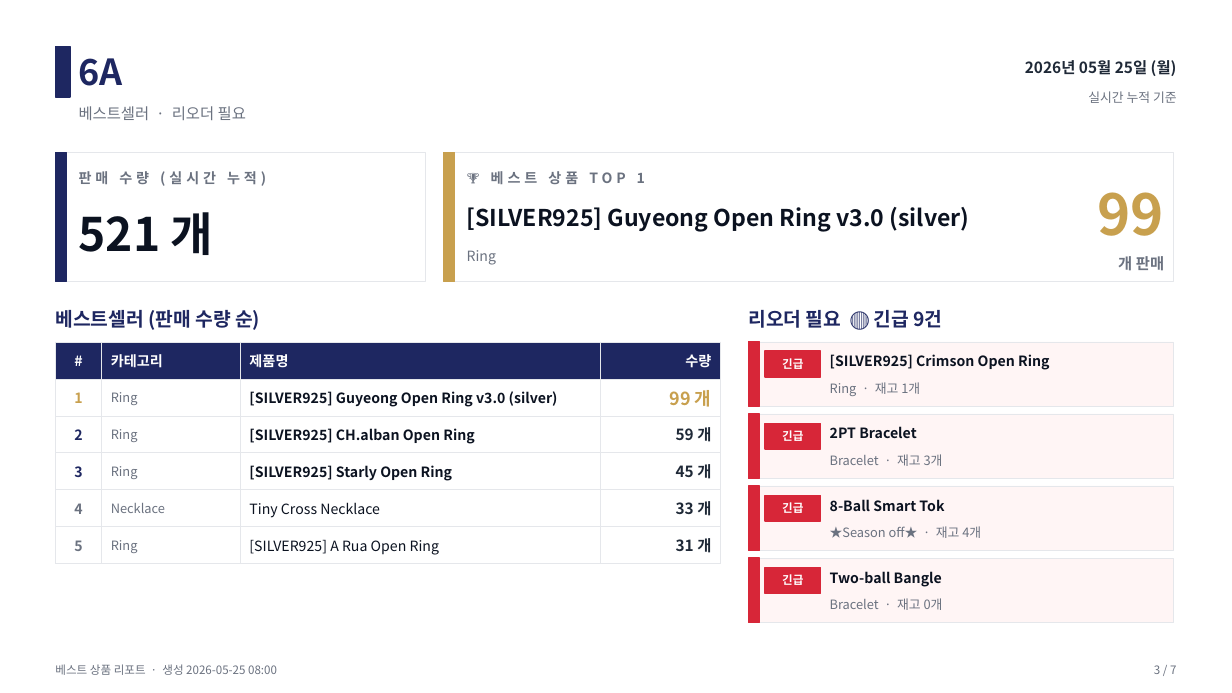
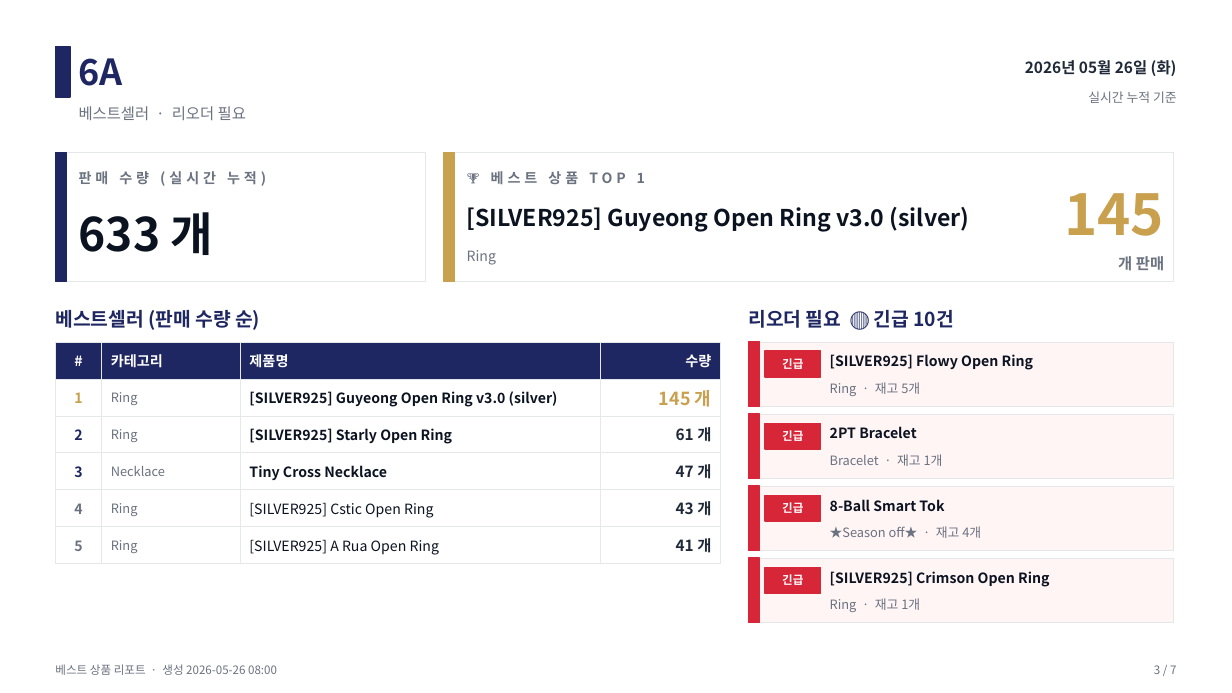
Before and after one commit to j65209/Brightbeed, a slide deck: slide 3 of data/sales-report.pptx. Drawn at 1232x693 pixels with LibreOffice and Linux fonts; fonts in the diff are those of the drawing. Boxes give left, top, right and bottom in pixels: in the first picture for what was removed or moved away, otherwise in the second. Text is boxed around its words. In the diff, an @@ line names an element or a change of style, - is before the commit and + after.

```diff
--- a/data/sales-report.pptx
+++ b/data/sales-report.pptx
@@ text at <box>1025,60,1177,76</box>: text changed @@
-2026년 05월 25일 (월)
+2026년 05월 26일 (화)
@@ text at <box>1064,193,1164,236</box>: text changed @@
-99
+145
@@ text at <box>79,212,214,255</box>: text changed @@
-521 개
+633 개
@@ text at <box>748,310,953,328</box>: text changed @@
-리오더 필요 🔴 긴급 9건
+리오더 필요 🔴 긴급 10건
@@ table at <box>55,342,721,559</box> @@
-row 2, column 4: 99 개
+row 2, column 4: 145 개
-row 3, column 3: [SILVER925] CH.alban Open Ring
+row 3, column 3: [SILVER925] Starly Open Ring
-row 3, column 4: 59 개
+row 3, column 4: 61 개
-row 4: 3 | Ring | [SILVER925] Starly Open Ring | 45 개
+row 4: 3 | Necklace | Tiny Cross Necklace | 47 개
-row 5: 4 | Necklace | Tiny Cross Necklace | 33 개
+row 5: 4 | Ring | [SILVER925] Cstic Open Ring | 43 개
-row 6, column 4: 31 개
+row 6, column 4: 41 개
@@ text at <box>830,354,1033,370</box>: text changed @@
-[SILVER925] Crimson Open Ring
+[SILVER925] Flowy Open Ring
@@ text at <box>830,382,920,396</box>: text changed @@
-Ring · 재고 1개
+Ring · 재고 5개
@@ text at <box>830,454,943,466</box>: text changed @@
-Bracelet · 재고 3개
+Bracelet · 재고 1개
@@ text at <box>830,598,920,612</box>: text changed @@
-Bracelet · 재고 0개
+Ring · 재고 1개
@@ text at <box>830,571,1049,587</box>: text changed @@
-Two-ball Bangle
+[SILVER925] Crimson Open Ring
```
Also in this commit, not shown: 6 other slides changed.
